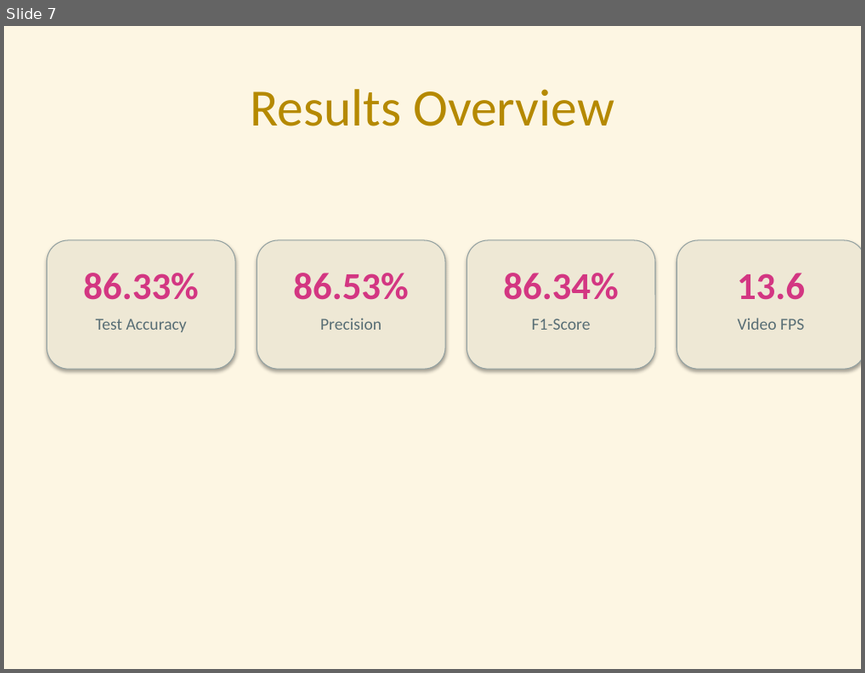
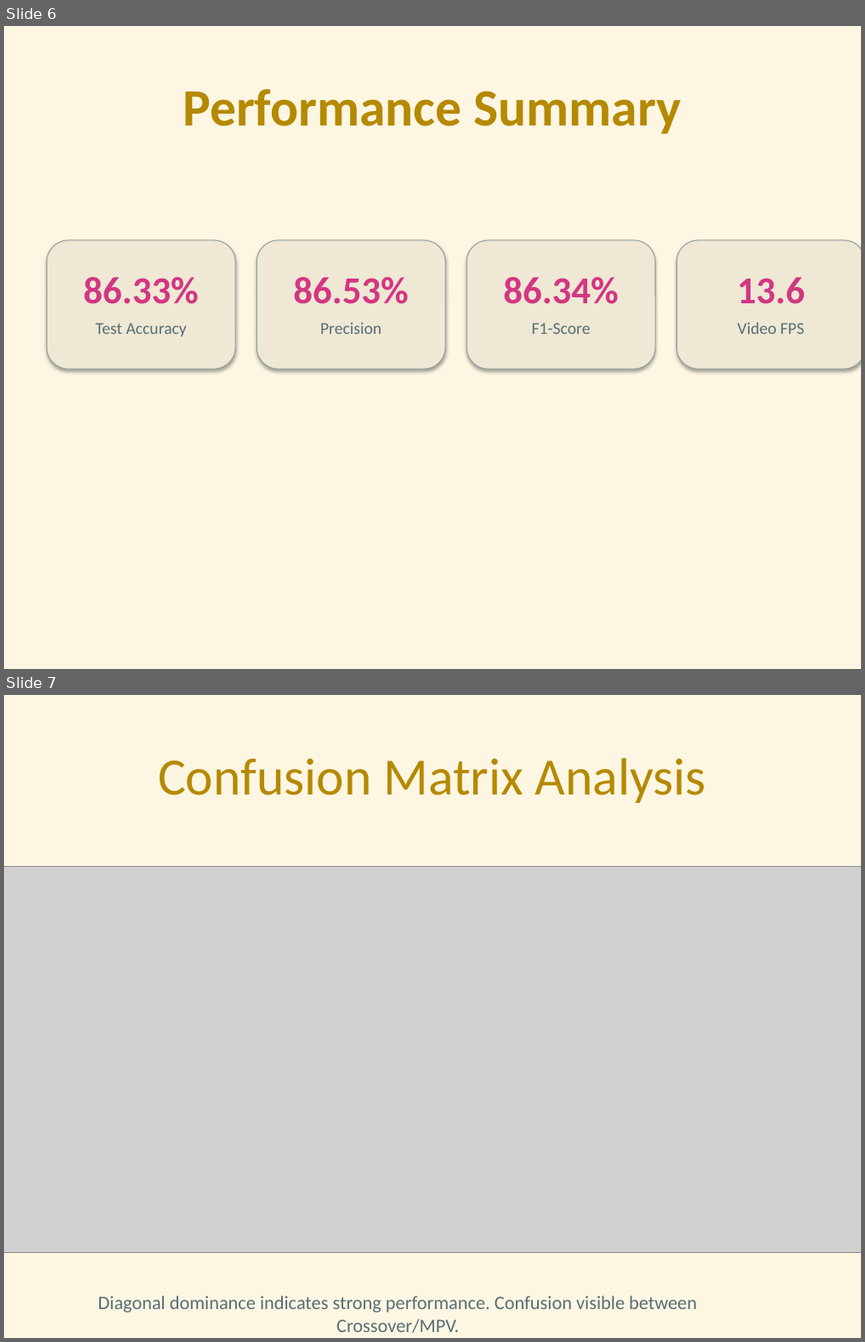
Before and after one commit to HyzenTech/car-retrieval-system, a slide deck: presentation.pptx. Shown one above the other, each under a label of ours: slide 7 before the commit, slides 6 and 7 after it. The pictures are 865x673 and 865x1342 pixels, drawn with LibreOffice and Linux fonts; fonts in the diff are those of the drawing; grey boxes stand for pictures. Boxes give left, top, right and bottom in pixels: in the first picture for what was removed or moved away, otherwise in the second. Text is boxed around its words. In the diff, an @@ line names an element or a change of style, - is before the commit and + after.

```diff
--- a/presentation.pptx
+++ b/presentation.pptx
@@ slide 7 added at [4,695,861,1338], background #FDF6E3 @@
@@ title added at [158,758,706,803], 44 pt, text #B58900 @@
+Confusion Matrix Analysis
@@ picture added at [4,867,861,1252] @@
@@ text added at [98,1295,697,1333], 16 pt, text #586E75 @@
+Diagonal dominance indicates strong performance. Confusion visible between Crossover/MPV.
@@ what was slide 7 is now slide 6 @@
@@ slide 6 changed as well @@
@@ title at [182,89,681,134]: text changed; bold on @@
-Results Overview
+Performance Summary
@@ 8 texts: place and size @@
-8 texts at [83,272,805,332]
+8 texts at [83,277,805,336]
```
Also in this commit, not shown: 6 other slides changed, 2 other slides added, 4 slides removed, 1 other file.
